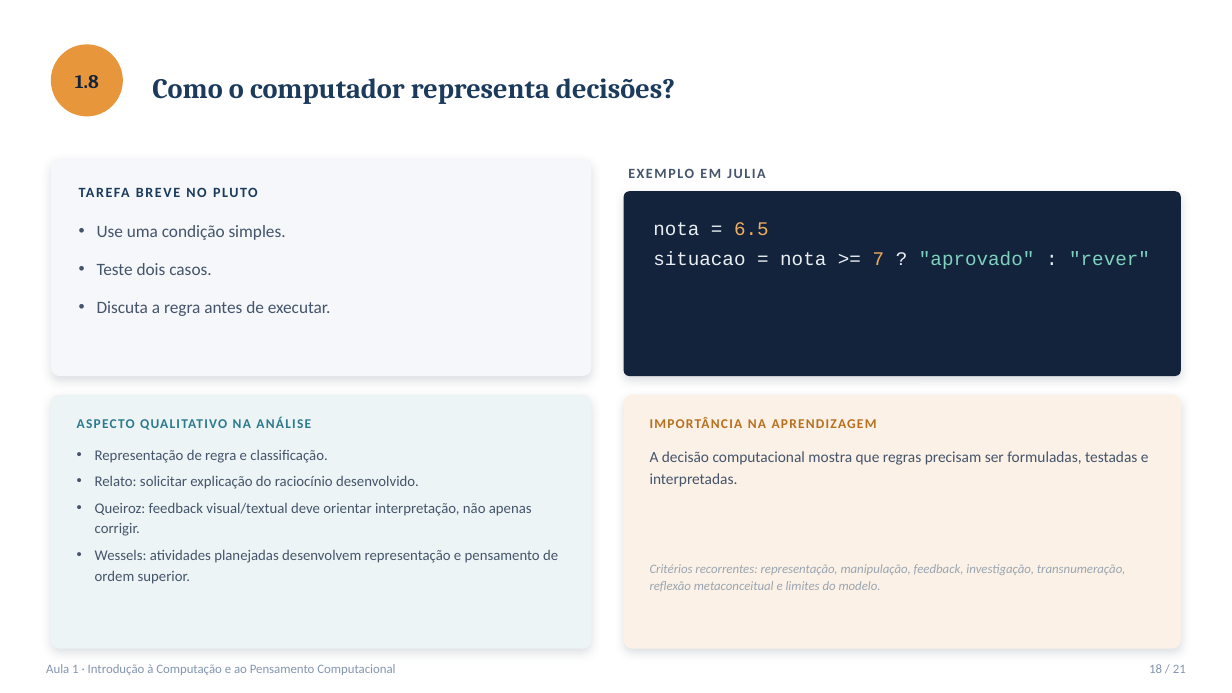
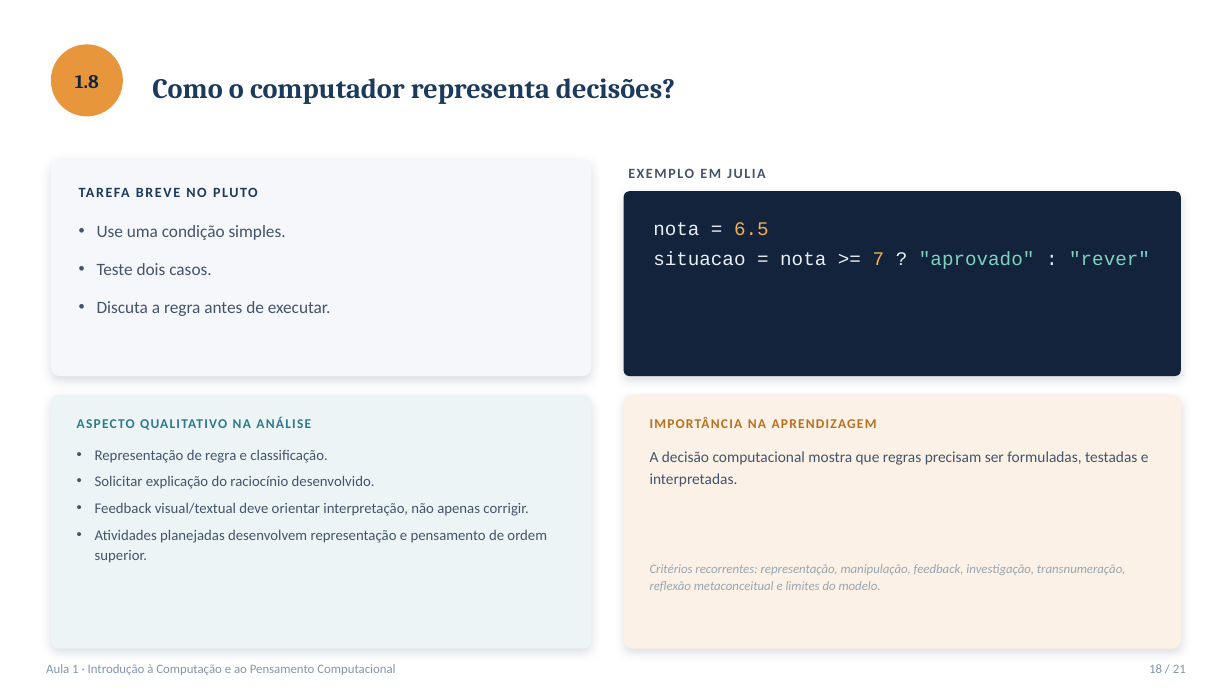
Before and after one commit to anaemilia/pensamento-computacional, a slide deck: slide 18 of Aula01_Introducao_a_Computacao_e_ao_Pensamento_Computacional/Aula01_Teoria.pptx. Drawn at 1232x693 pixels with LibreOffice and Linux fonts; fonts in the diff are those of the drawing. Boxes give left, top, right and bottom in pixels: in the first picture for what was removed or moved away, otherwise in the second. Text is boxed around its words. In the diff, an @@ line names an element or a change of style, - is before the commit and + after.

Commit message:
Remove rotulos de nomes (Wessels:, Queiroz:, Relato:) dos slides de tarefas das Aulas 1-9 e do material de apoio

```diff
--- a/Aula01_Introducao_a_Computacao_e_ao_Pensamento_Computacional/Aula01_Teoria.pptx
+++ b/Aula01_Introducao_a_Computacao_e_ao_Pensamento_Computacional/Aula01_Teoria.pptx
@@ text at box(95, 475, 547, 563): text changed @@
-• Relato: solicitar explicação do raciocínio desenvolvido.
-• Queiroz: feedback visual/textual deve orientar interpretação, não apenas corrigir.
-• Wessels: atividades planejadas desenvolvem representação e pensamento de ordem superior.
+• Solicitar explicação do raciocínio desenvolvido.
+• Feedback visual/textual deve orientar interpretação, não apenas corrigir.
+• Atividades planejadas desenvolvem representação e pensamento de ordem superior.
```
Also in this commit, not shown: 9 other slides changed, 22 other files.
